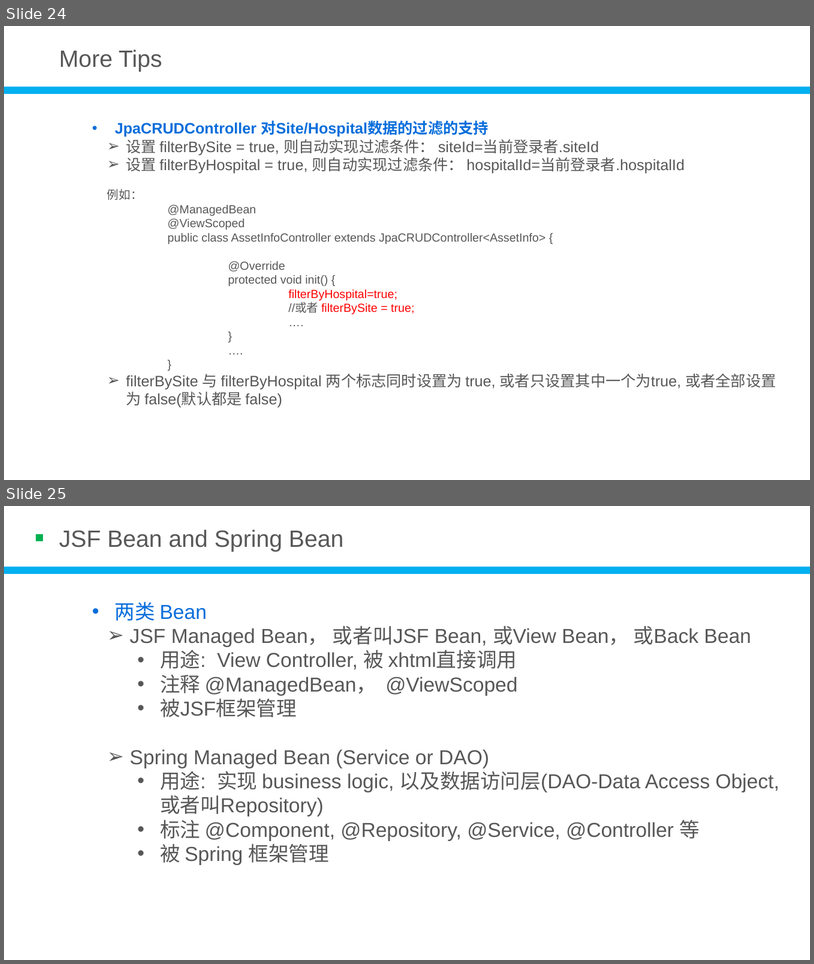
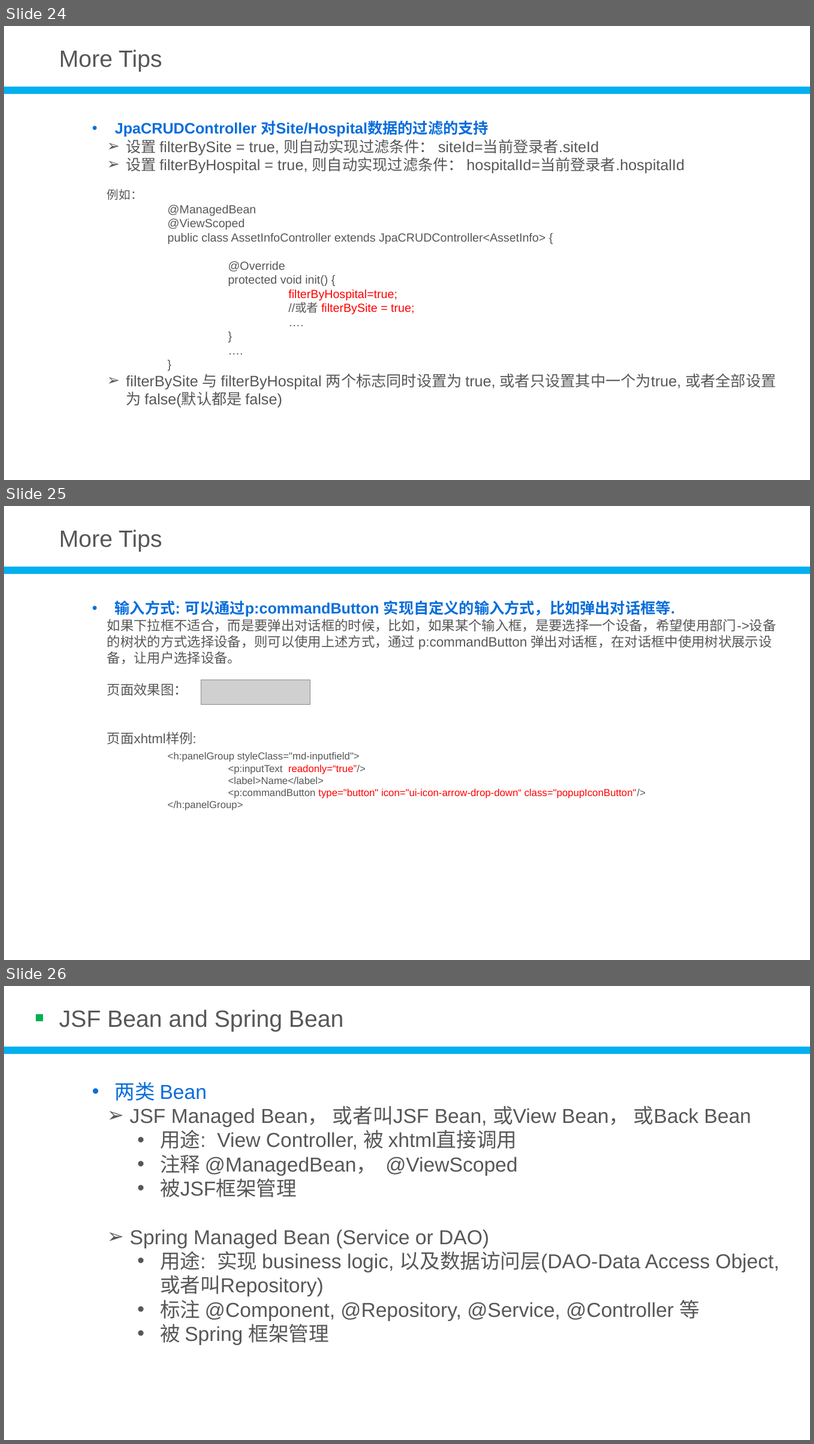
Before and after one commit to devhotmail/APMHome, a slide deck: Document/WebAppFrameworkDev.pptx. Shown one above the other, each under a label of ours: slides 24 and 25 before the commit, slides 24, 25 and 26 after it. The pictures are 814x964 and 814x1444 pixels, drawn with LibreOffice and Linux fonts; fonts in the diff are those of the drawing; grey boxes stand for pictures; background and template pictures are left out. Boxes give left, top, right and bottom in pixels: in the first picture for what was removed or moved away, otherwise in the second. Text is boxed around its words. In the diff, an @@ line names an element or a change of style, - is before the commit and + after.

```diff
--- a/Document/WebAppFrameworkDev.pptx
+++ b/Document/WebAppFrameworkDev.pptx
@@ slide 25 added at (x1=4, y1=506, x2=810, y2=960), background #C7EDCC @@
@@ text added at (x1=59, y1=529, x2=162, y2=552), 28 pt, text #575757 @@
+More Tips
@@ rectangle added at (x1=4, y1=567, x2=810, y2=574), fill #00B0F0 @@
@@ text added at (x1=107, y1=600, x2=777, y2=810), 12 pt, text #575757 @@
+• 输入方式: 可以通过p:commandButton 实现自定义的输入方式，比如弹出对话框等.
+    如果下拉框不适合，而是要弹出对话框的时候，比如，如果某个输入框，是要选择一个设备，希望使用部门->设备的树状的方式选择设备，则可以使用上述方式，通过 p:commandButton 弹出对话框，在对话框中使用树状展示设备，让用户选择设备。
+    页面效果图：
+    页面xhtml样例:
+    <h:panelGroup styleClass="md-inputfield">
+    <p:inputText readonly=“true”/>
+    <label>Name</label>
+    <p:commandButton type="button" icon="ui-icon-arrow-drop-down“ class="popupIconButton"/>
+    </h:panelGroup>
@@ picture added at (x1=201, y1=679, x2=311, y2=705) @@
@@ what was slide 25 is now slide 26 @@
```
